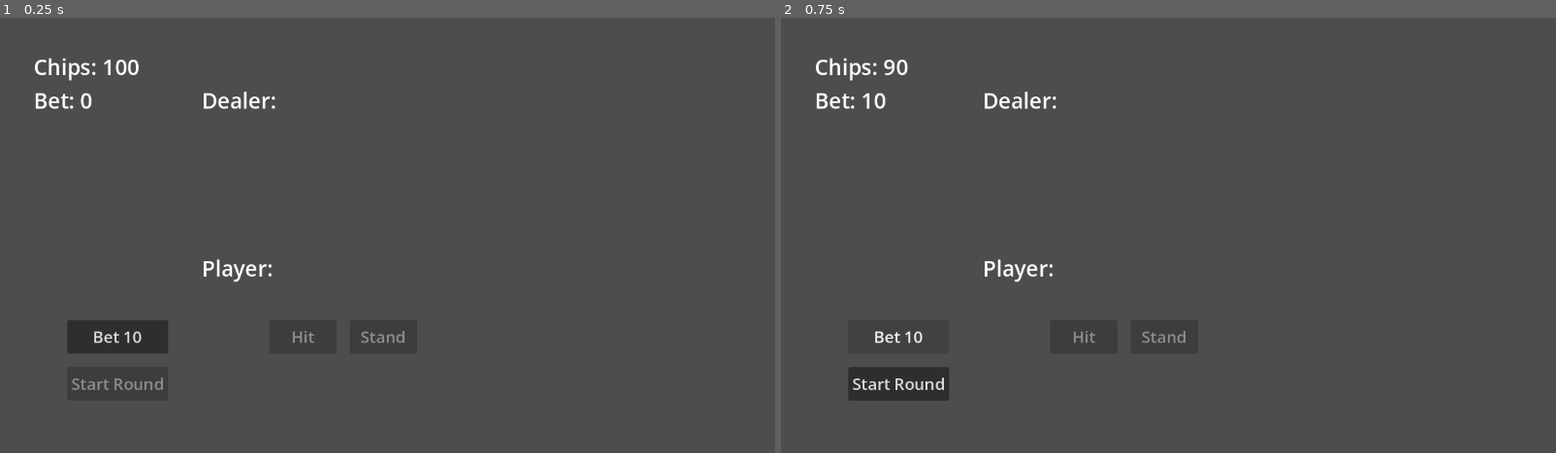
Above: before the commit, frames 1-2 (left to right).
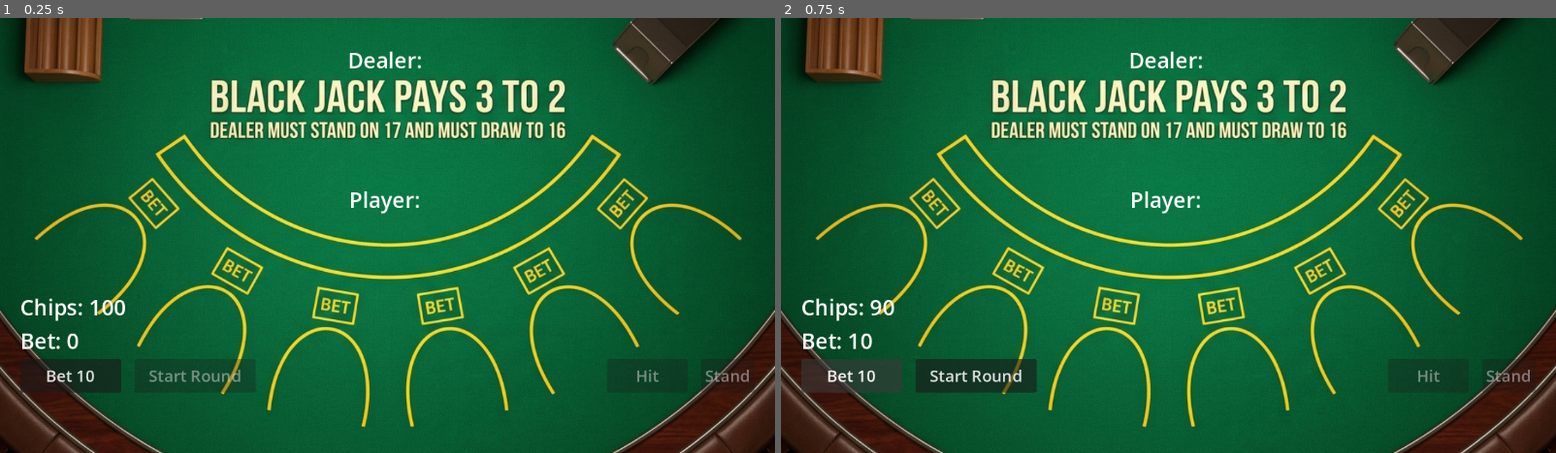
Above: after the commit, the same moments.

Repository: JustJirka/BlackJack
Game: Godot game, scene res://scenes/Main.tscn
The game is run twice, just before and just after one commit, with the same random seed, the same clock (stepped at 60 frames per second) and the same inputs.
Inputs:
- Up to frame 1 (0.25 s): no input
- Up to frame 2 (0.75 s): click "Bet 10" at 0.5 s

The runs differ from the first frame. In frame 1, 100% of the frame differs, in the area x 0-100%, y 0-100%; in frame 2, 99%.

Commit message:
working with textures

Diff:
--- /dev/null
+++ b/black-jack/scenes/CardVisual.tscn
@@ -0,0 +1,87 @@
+[gd_scene load_steps=4 format=3 uid="uid://c65q7y333wxxx"]
+
+[ext_resource type="Script" path="res://scripts/CardVisual.gd" id="1_script"]
+
+[sub_resource type="StyleBoxFlat" id="StyleBoxFlat_front"]
+bg_color = Color(1, 1, 1, 1)
+border_width_left = 3
+border_width_top = 3
+border_width_right = 3
+border_width_bottom = 3
+border_color = Color(0, 0, 0, 1)
+corner_radius_top_left = 8
+corner_radius_top_right = 8
+corner_radius_bottom_right = 8
+corner_radius_bottom_left = 8
+
+[sub_resource type="StyleBoxFlat" id="StyleBoxFlat_back"]
+bg_color = Color(0.1, 0.2, 0.6, 1)
+border_width_left = 3
+border_width_top = 3
+border_width_right = 3
+border_width_bottom = 3
+border_color = Color(1, 1, 1, 1)
+corner_radius_top_left = 8
+corner_radius_top_right = 8
+corner_radius_bottom_right = 8
+corner_radius_bottom_left = 8
+
+[node name="CardVisual" type="Control"]
+custom_minimum_size = Vector2(100, 140)
+layout_mode = 3
+anchors_preset = 0
+offset_right = 100.0
+offset_bottom = 140.0
+script = ExtResource("1_script")
+
+[node name="AnimRoot" type="Control" parent="."]
+layout_mode = 1
+anchors_preset = 15
+anchor_right = 1.0
+anchor_bottom = 1.0
+grow_horizontal = 2
+grow_vertical = 2
+
+[node name="Panel" type="Panel" parent="AnimRoot"]
+layout_mode = 1
+anchors_preset = 15
+anchor_right = 1.0
+anchor_bottom = 1.0
+grow_horizontal = 2
+grow_vertical = 2
+theme_override_styles/panel = SubResource("StyleBoxFlat_front")
+
+[node name="TopLeftLabel" type="Label" parent="AnimRoot/Panel"]
+layout_mode = 0
+offset_left = 4.0
+offset_top = 4.0
+offset_right = 44.0
+offset_bottom = 54.0
+theme_override_colors/font_color = Color(0, 0, 0, 1)
+theme_override_font_sizes/font_size = 24
+text = "A
+♠"
+horizontal_alignment = 1
+
+[node name="CenterLabel" type="Label" parent="AnimRoot/Panel"]
+layout_mode = 1
+anchors_preset = 15
+anchor_right = 1.0
+anchor_bottom = 1.0
+grow_horizontal = 2
+grow_vertical = 2
+theme_override_colors/font_color = Color(0, 0, 0, 1)
+theme_override_font_sizes/font_size = 64
+text = "♠"
+horizontal_alignment = 1
+vertical_alignment = 1
+
+[node name="BackRect" type="Panel" parent="AnimRoot"]
+visible = false
+layout_mode = 1
+anchors_preset = 15
+anchor_right = 1.0
+anchor_bottom = 1.0
+grow_horizontal = 2
+grow_vertical = 2
+theme_override_styles/panel = SubResource("StyleBoxFlat_back")
--- a/black-jack/scenes/Main.tscn
+++ b/black-jack/scenes/Main.tscn
@@ -1,7 +1,8 @@
-[gd_scene load_steps=3 format=3 uid="uid://cxnmy5sxxvll"]
+[gd_scene load_steps=4 format=3 uid="uid://cxnmy5sxxvll"]
 
 [ext_resource type="Script" path="res://scripts/GameManager.gd" id="1_manager"]
 [ext_resource type="Script" path="res://scripts/UI.gd" id="2_ui"]
+[ext_resource type="Texture2D" path="res://assets/blackjack_table_clean.png" id="3_bg"]
 
 [node name="Main" type="Node2D"]
 
@@ -19,84 +20,174 @@
 grow_vertical = 2
 script = ExtResource("2_ui")
 
-[node name="DealerCardsLabel" type="Label" parent="CanvasLayer/UI"]
-layout_mode = 0
-offset_left = 300.0
-offset_top = 100.0
-offset_right = 500.0
-offset_bottom = 150.0
+[node name="TableBackground" type="TextureRect" parent="CanvasLayer/UI"]
+layout_mode = 1
+anchors_preset = 15
+anchor_right = 1.0
+anchor_bottom = 1.0
+grow_horizontal = 2
+grow_vertical = 2
+texture = ExtResource("3_bg")
+expand_mode = 1
+stretch_mode = 6
+
+[node name="DealerScoreLabel" type="Label" parent="CanvasLayer/UI"]
+layout_mode = 1
+anchors_preset = 5
+anchor_left = 0.5
+anchor_right = 0.5
+offset_left = -100.0
+offset_top = 40.0
+offset_right = 100.0
+offset_bottom = 90.0
+grow_horizontal = 2
 theme_override_font_sizes/font_size = 32
 text = "Dealer: "
+horizontal_alignment = 1
 
-[node name="PlayerCardsLabel" type="Label" parent="CanvasLayer/UI"]
-layout_mode = 0
-offset_left = 300.0
-offset_top = 350.0
-offset_right = 500.0
-offset_bottom = 400.0
+[node name="DealerCardsContainer" type="Control" parent="CanvasLayer/UI"]
+layout_mode = 1
+anchors_preset = 5
+anchor_left = 0.5
+anchor_right = 0.5
+offset_left = -50.0
+offset_top = 100.0
+offset_right = 50.0
+offset_bottom = 300.0
+grow_horizontal = 2
+
+[node name="PlayerScoreLabel" type="Label" parent="CanvasLayer/UI"]
+layout_mode = 1
+anchors_preset = 7
+anchor_left = 0.5
+anchor_top = 1.0
+anchor_right = 0.5
+anchor_bottom = 1.0
+offset_left = -100.0
+offset_top = -400.0
+offset_right = 100.0
+offset_bottom = -350.0
+grow_horizontal = 2
+grow_vertical = 0
 theme_override_font_sizes/font_size = 32
 text = "Player: "
+horizontal_alignment = 1
+
+[node name="PlayerCardsContainer" type="Control" parent="CanvasLayer/UI"]
+layout_mode = 1
+anchors_preset = 7
+anchor_left = 0.5
+anchor_top = 1.0
+anchor_right = 0.5
+anchor_bottom = 1.0
+offset_left = -50.0
+offset_top = -340.0
+offset_right = 50.0
+offset_bottom = -140.0
+grow_horizontal = 2
+grow_vertical = 0
 
 [node name="HitButton" type="Button" parent="CanvasLayer/UI"]
-layout_mode = 0
-offset_left = 400.0
-offset_top = 450.0
-offset_right = 500.0
-offset_bottom = 500.0
+layout_mode = 1
+anchors_preset = 3
+anchor_left = 1.0
+anchor_top = 1.0
+anchor_right = 1.0
+anchor_bottom = 1.0
+offset_left = -250.0
+offset_top = -140.0
+offset_right = -130.0
+offset_bottom = -90.0
+grow_horizontal = 0
+grow_vertical = 0
 theme_override_font_sizes/font_size = 24
 text = "Hit"
 
 [node name="StandButton" type="Button" parent="CanvasLayer/UI"]
-layout_mode = 0
-offset_left = 520.0
-offset_top = 450.0
-offset_right = 620.0
-offset_bottom = 500.0
+layout_mode = 1
+anchors_preset = 3
+anchor_left = 1.0
+anchor_top = 1.0
+anchor_right = 1.0
+anchor_bottom = 1.0
+offset_left = -110.0
+offset_top = -140.0
+offset_right = -30.0
+offset_bottom = -90.0
+grow_horizontal = 0
+grow_vertical = 0
 theme_override_font_sizes/font_size = 24
 text = "Stand"
 
 [node name="Bet10Button" type="Button" parent="CanvasLayer/UI"]
-layout_mode = 0
-offset_left = 100.0
-offset_top = 450.0
-offset_right = 250.0
-offset_bottom = 500.0
+layout_mode = 1
+anchors_preset = 2
+anchor_top = 1.0
+anchor_bottom = 1.0
+offset_left = 30.0
+offset_top = -140.0
+offset_right = 180.0
+offset_bottom = -90.0
+grow_vertical = 0
 theme_override_font_sizes/font_size = 24
 text = "Bet 10"
 
 [node name="StartRoundButton" type="Button" parent="CanvasLayer/UI"]
-layout_mode = 0
-offset_left = 100.0
-offset_top = 520.0
-offset_right = 250.0
-offset_bottom = 570.0
+layout_mode = 1
+anchors_preset = 2
+anchor_top = 1.0
+anchor_bottom = 1.0
+offset_left = 200.0
+offset_top = -140.0
+offset_right = 380.0
+offset_bottom = -90.0
+grow_vertical = 0
 theme_override_font_sizes/font_size = 24
 text = "Start Round"
 
 [node name="MessageLabel" type="Label" parent="CanvasLayer/UI"]
-layout_mode = 0
-offset_left = 300.0
-offset_top = 220.0
-offset_right = 700.0
-offset_bottom = 300.0
-theme_override_font_sizes/font_size = 40
+layout_mode = 1
+anchors_preset = 8
+anchor_left = 0.5
+anchor_top = 0.5
+anchor_right = 0.5
+anchor_bottom = 0.5
+offset_left = -300.0
+offset_top = -40.0
+offset_right = 300.0
+offset_bottom = 40.0
+grow_horizontal = 2
+grow_vertical = 2
+theme_override_colors/font_color = Color(1, 0.843137, 0, 1)
+theme_override_colors/font_shadow_color = Color(0, 0, 0, 1)
+theme_override_constants/shadow_offset_x = 2
+theme_override_constants/shadow_offset_y = 2
+theme_override_font_sizes/font_size = 48
 horizontal_alignment = 1
 vertical_alignment = 1
 
 [node name="ChipsLabel" type="Label" parent="CanvasLayer/UI"]
-layout_mode = 0
-offset_left = 50.0
-offset_top = 50.0
-offset_right = 250.0
-offset_bottom = 100.0
+layout_mode = 1
+anchors_preset = 2
+anchor_top = 1.0
+anchor_bottom = 1.0
+offset_left = 30.0
+offset_top = -240.0
+offset_right = 230.0
+offset_bottom = -190.0
+grow_vertical = 0
 theme_override_font_sizes/font_size = 32
 text = "Chips: 100"
 
 [node name="BetLabel" type="Label" parent="CanvasLayer/UI"]
-layout_mode = 0
-offset_left = 50.0
-offset_top = 100.0
-offset_right = 250.0
-offset_bottom = 150.0
+layout_mode = 1
+anchors_preset = 2
+anchor_top = 1.0
+anchor_bottom = 1.0
+offset_left = 30.0
+offset_top = -190.0
+offset_right = 230.0
+offset_bottom = -140.0
+grow_vertical = 0
 theme_override_font_sizes/font_size = 32
 text = "Bet: 0"
--- /dev/null
+++ b/black-jack/scripts/CardVisual.gd
@@ -0,0 +1,61 @@
+extends Control
+
+@onready var anim_root = $AnimRoot
+@onready var panel = $AnimRoot/Panel
+@onready var top_left_label = $AnimRoot/Panel/TopLeftLabel
+@onready var center_label = $AnimRoot/Panel/CenterLabel
+@onready var back_rect = $AnimRoot/BackRect
+
+func setup(card: Card, is_hidden: bool = false, animate: bool = true):
+	if is_hidden:
+		panel.hide()
+		back_rect.show()
+	else:
+		panel.show()
+		back_rect.hide()
+
+		var rank_str = _get_rank_str(card.rank)
+		var suit_str = _get_suit_str(card.suit)
+		var color = _get_suit_color(card.suit)
+
+		top_left_label.text = rank_str + "\n" + suit_str
+		top_left_label.add_theme_color_override("font_color", color)
+
+		center_label.text = suit_str
+		center_label.add_theme_color_override("font_color", color)
+
+	if animate:
+		# Play dealing animation
+		anim_root.position.y = -80
+		anim_root.modulate.a = 0.0
+
+		var tween = create_tween()
+		tween.set_parallel(true)
+		tween.set_trans(Tween.TRANS_BACK)
+		tween.set_ease(Tween.EASE_OUT)
+		tween.tween_property(anim_root, "position:y", 0.0, 0.4)
+		tween.tween_property(anim_root, "modulate:a", 1.0, 0.4)
+	else:
+		anim_root.position.y = 0.0
+		anim_root.modulate.a = 1.0
+
+func _get_rank_str(rank) -> String:
+	match rank:
+		Card.Rank.JACK: return "J"
+		Card.Rank.QUEEN: return "Q"
+		Card.Rank.KING: return "K"
+		Card.Rank.ACE: return "A"
+		_: return str(rank)
+
+func _get_suit_str(suit) -> String:
+	match suit:
+		Card.Suit.HEARTS: return "♥"
+		Card.Suit.DIAMONDS: return "♦"
+		Card.Suit.CLUBS: return "♣"
+		Card.Suit.SPADES: return "♠"
+	return ""
+
+func _get_suit_color(suit) -> Color:
+	if suit == Card.Suit.HEARTS or suit == Card.Suit.DIAMONDS:
+		return Color(0.8, 0.1, 0.1) # Red
+	return Color(0.1, 0.1, 0.1) # Black
--- a/black-jack/scripts/UI.gd
+++ b/black-jack/scripts/UI.gd
@@ -2,8 +2,10 @@
 
 @onready var game_manager = $"../../GameManager"
 
-@onready var dealer_label = $DealerCardsLabel
-@onready var player_label = $PlayerCardsLabel
+@onready var dealer_score_label = $DealerScoreLabel
+@onready var dealer_container = $DealerCardsContainer
+@onready var player_score_label = $PlayerScoreLabel
+@onready var player_container = $PlayerCardsContainer
 @onready var message_label = $MessageLabel
 @onready var chips_label = $ChipsLabel
 @onready var bet_label = $BetLabel
@@ -25,22 +27,55 @@
 	start_button.pressed.connect(_on_start_pressed)
 
 func _on_hand_updated(player_hand, dealer_hand):
-	# Format player cards
-	var p_str = "Player (" + str(player_hand.get_score()) + "): "
-	for c in player_hand.cards:
-		p_str += c._to_string() + " "
-	player_label.text = p_str
+	var card_scene = preload("res://scenes/CardVisual.tscn")
 
-	# Format dealer cards
-	var d_str = "Dealer: "
-	if game_manager.state == game_manager.GameState.PLAYER_TURN:
-		# Hide second card
-		d_str += dealer_hand.cards[0]._to_string() + " ??"
+	# Clear containers
+	for child in player_container.get_children():
+		child.queue_free()
+	for child in dealer_container.get_children():
+		child.queue_free()
+
+	# Format player
+	player_score_label.text = "Player (" + str(player_hand.get_score()) + "):"
+	for i in range(player_hand.cards.size()):
+		var c = player_hand.cards[i]
+		var card_ui = card_scene.instantiate()
+		player_container.add_child(card_ui)
+		card_ui.setup(c, false, i == player_hand.cards.size() - 1)
+
+		# Scatter effect
+		var rng = RandomNumberGenerator.new()
+		rng.seed = c.get_instance_id()
+		card_ui.position = Vector2(i * 35 - 30, i * 15)
+		card_ui.rotation_degrees = rng.randf_range(-12.0, 12.0)
+
+	# Format dealer
+	var hide_dealer = game_manager.state == game_manager.GameState.BETTING or game_manager.state == game_manager.GameState.PLAYER_TURN
+
+	if hide_dealer and dealer_hand.cards.size() > 0:
+		dealer_score_label.text = "Dealer:"
+		for i in range(dealer_hand.cards.size()):
+			var c = dealer_hand.cards[i]
+			var card_ui = card_scene.instantiate()
+			dealer_container.add_child(card_ui)
+			card_ui.setup(c, i > 0, i == dealer_hand.cards.size() - 1)
+
+			var rng = RandomNumberGenerator.new()
+			rng.seed = c.get_instance_id()
+			card_ui.position = Vector2(i * 35 - 30, i * 15)
+			card_ui.rotation_degrees = rng.randf_range(-12.0, 12.0)
 	else:
-		d_str = "Dealer (" + str(dealer_hand.get_score()) + "): "
-		for c in dealer_hand.cards:
-			d_str += c._to_string() + " "
-	dealer_label.text = d_str
+		dealer_score_label.text = "Dealer (" + str(dealer_hand.get_score()) + "):"
+		for i in range(dealer_hand.cards.size()):
+			var c = dealer_hand.cards[i]
+			var card_ui = card_scene.instantiate()
+			dealer_container.add_child(card_ui)
+			card_ui.setup(c, false, i == dealer_hand.cards.size() - 1)
+
+			var rng = RandomNumberGenerator.new()
+			rng.seed = c.get_instance_id()
+			card_ui.position = Vector2(i * 35 - 30, i * 15)
+			card_ui.rotation_degrees = rng.randf_range(-12.0, 12.0)
 
 func _on_game_over(message):
 	message_label.text = message
@@ -66,8 +101,8 @@
 
 func _on_start_pressed():
 	message_label.text = ""
-	player_label.text = "Player: "
-	dealer_label.text = "Dealer: "
+	player_score_label.text = "Player:"
+	dealer_score_label.text = "Dealer:"
 	game_manager.start_round()
 	update_buttons()
 
Binary file added: black-jack/assets/blackjack_table.png
Not shown, added: black-jack/assets/blackjack_table.png.import
Binary file added: black-jack/assets/blackjack_table_clean.png
Not shown, added: black-jack/assets/blackjack_table_clean.png.import
Not shown, added: black-jack/scripts/CardVisual.gd.uid
